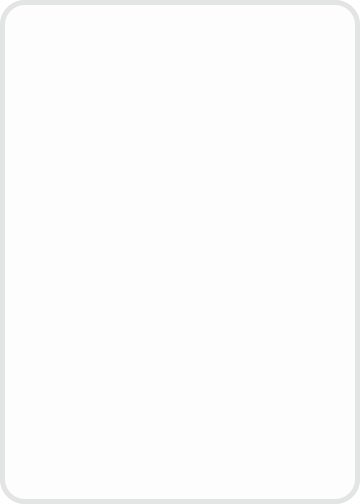
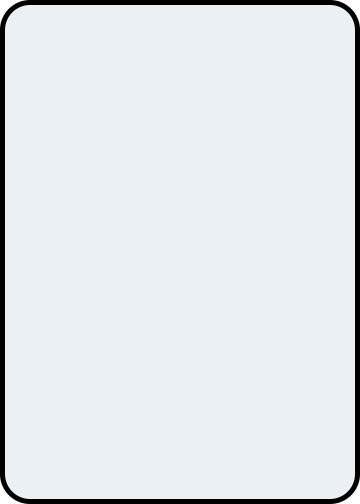
Layer changes from the first w=360, h=504 image to the second:
showed "Border", painted on it over [0, 0, 360, 504]
showed "Background", painted on it over [0, 0, 360, 504]
hid group "Foundation" (2 layers), opacity 100% → 10% over [0, 0, 360, 504]
"Border copy" (1st of 3, in "Foundation"): opacity 10% → 100%, painted on it over [0, 0, 360, 504]
"Background copy" (1st of 3, in "Foundation"): opacity 10% → 100%, painted on it over [0, 0, 360, 504]
